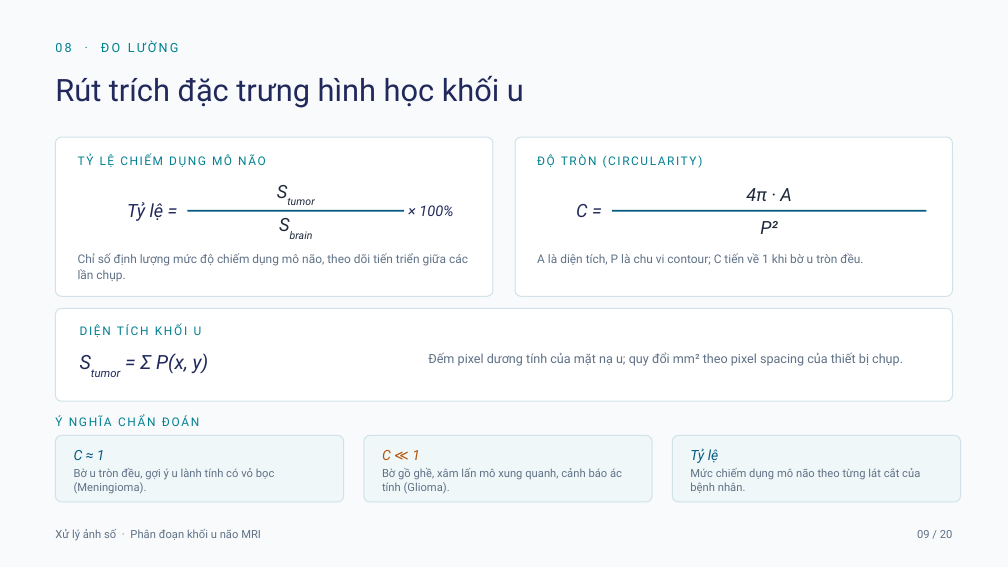
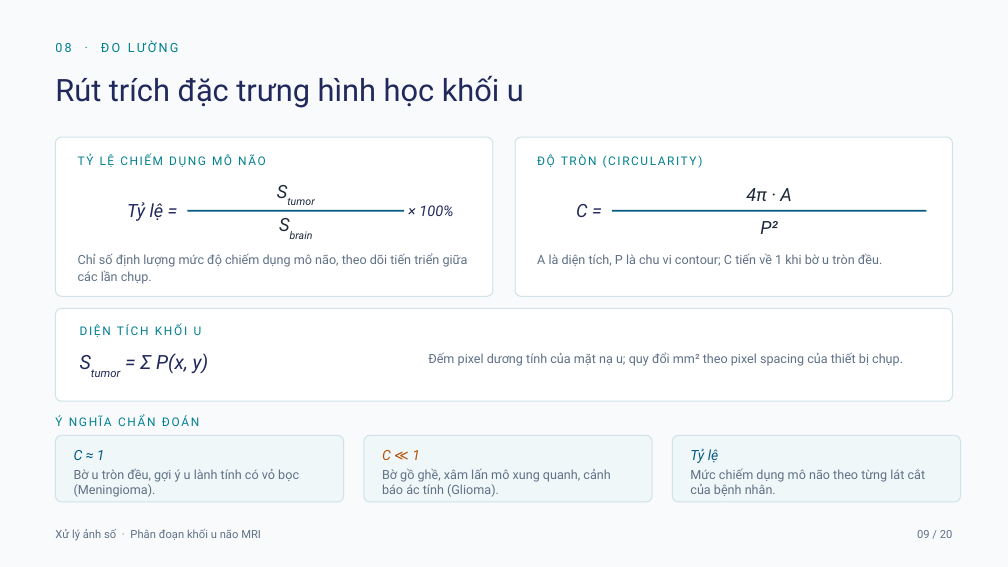
Before and after one commit to mtzwyu/brain-tumor-mri-segmentation, a slide deck: slide 9 of reports/SLIDE_THUYET_TRINH_XLAS.pptx. Drawn at 1008x567 pixels with LibreOffice and Linux fonts; fonts in the diff are those of the drawing. Boxes give left, top, right and bottom in pixels: in the first picture for what was removed or moved away, otherwise in the second. Text is boxed around its words. In the diff, an @@ line names an element or a change of style, - is before the commit and + after.

```diff
--- a/reports/SLIDE_THUYET_TRINH_XLAS.pptx
+++ b/reports/SLIDE_THUYET_TRINH_XLAS.pptx
@@ text "Chỉ số định lượng mức ..." at [78,253,468,284]: size 8.5 to 9 pt @@
@@ text "A là diện tích, P ..." at [537,253,883,266]: size 8.5 to 9 pt @@
@@ size 8 to 9 pt in 3 elements at [74,469,299,497], [382,468,610,497], [690,469,926,496] @@
```
Also in this commit, not shown: 14 other slides changed, 2 other files.
